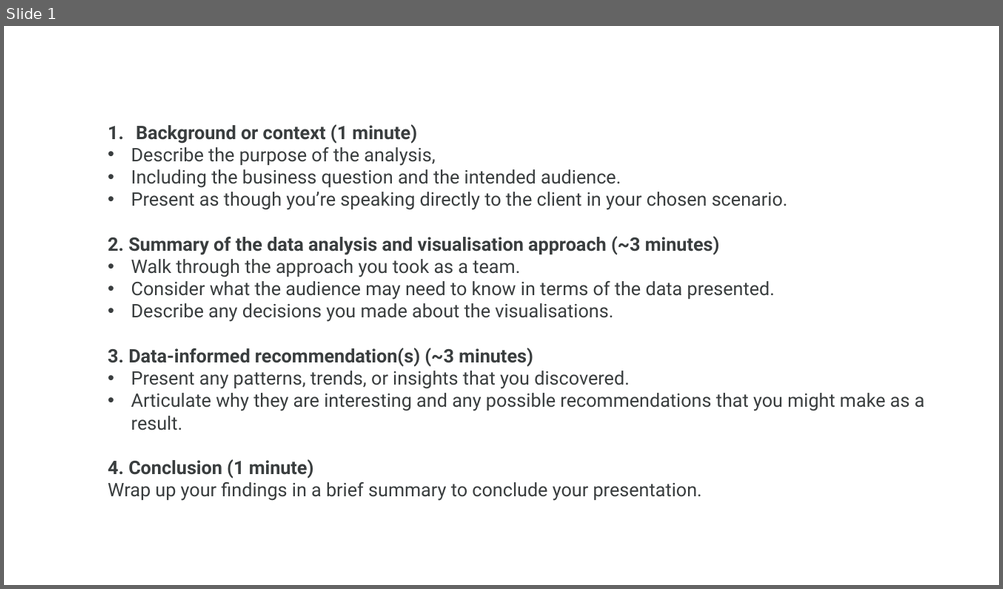
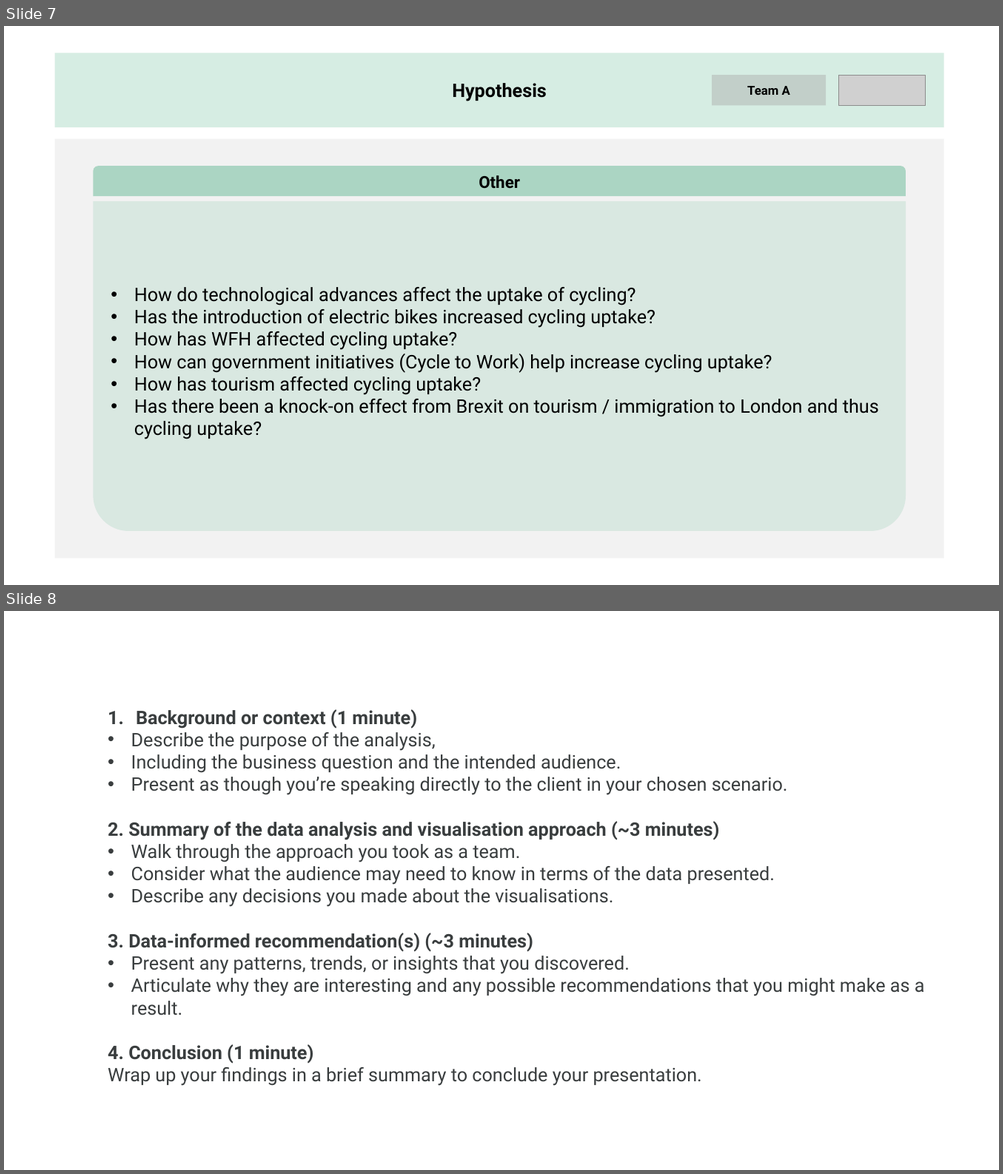
Before and after one commit to SanaFed/CO3_LSE-Employer-Project, a slide deck: Team 10 - Low Fidelity Presentation.pptx. Shown one above the other, each under a label of ours: slide 1 before the commit, slides 7 and 8 after it. The pictures are 1003x589 and 1003x1174 pixels, drawn with LibreOffice and Linux fonts; fonts in the diff are those of the drawing; grey boxes stand for pictures. Boxes give left, top, right and bottom in pixels: in the first picture for what was removed or moved away, otherwise in the second. Text is boxed around its words. In the diff, an @@ line names an element or a change of style, - is before the commit and + after.

```diff
--- a/Team 10 - Low Fidelity Presentation.pptx
+++ b/Team 10 - Low Fidelity Presentation.pptx
@@ slide 7 added at box(4, 26, 999, 585), background #FFFFFF @@
@@ rectangle added at box(55, 53, 944, 127), fill #009051 at 16% opacity, 18 pt, text #000000, bold @@
+Hypothesis
@@ rounded rectangle added at box(711, 76, 825, 106), fill #A6A6A6 at 41% opacity, 12 pt, text #000000, bold @@
+Team A
@@ picture added at box(839, 76, 925, 106) @@
@@ rectangle added at box(55, 138, 944, 558), fill #F2F2F2 @@
@@ round same rect added at box(93, 167, 905, 197), fill #009051 at 29% opacity, 16 pt, text #000000, bold @@
+Other
@@ round same rect added at box(93, 201, 905, 531), fill #009051 at 10% opacity, 18 pt, text #000000 @@
+• How do technological advances affect the uptake of cycling?
+• Has the introduction of electric bikes increased cycling uptake?
+• How has WFH affected cycling uptake?
+• How can government initiatives (Cycle to Work) help increase cycling uptake?
+• How has tourism affected cycling uptake?
+• Has there been a knock-on effect from Brexit on tourism / immigration to London and thus cycling uptake?
@@ what was slide 1 is now slide 8 @@
```
Also in this commit, not shown: 7 other slides added, 1 slide removed.
